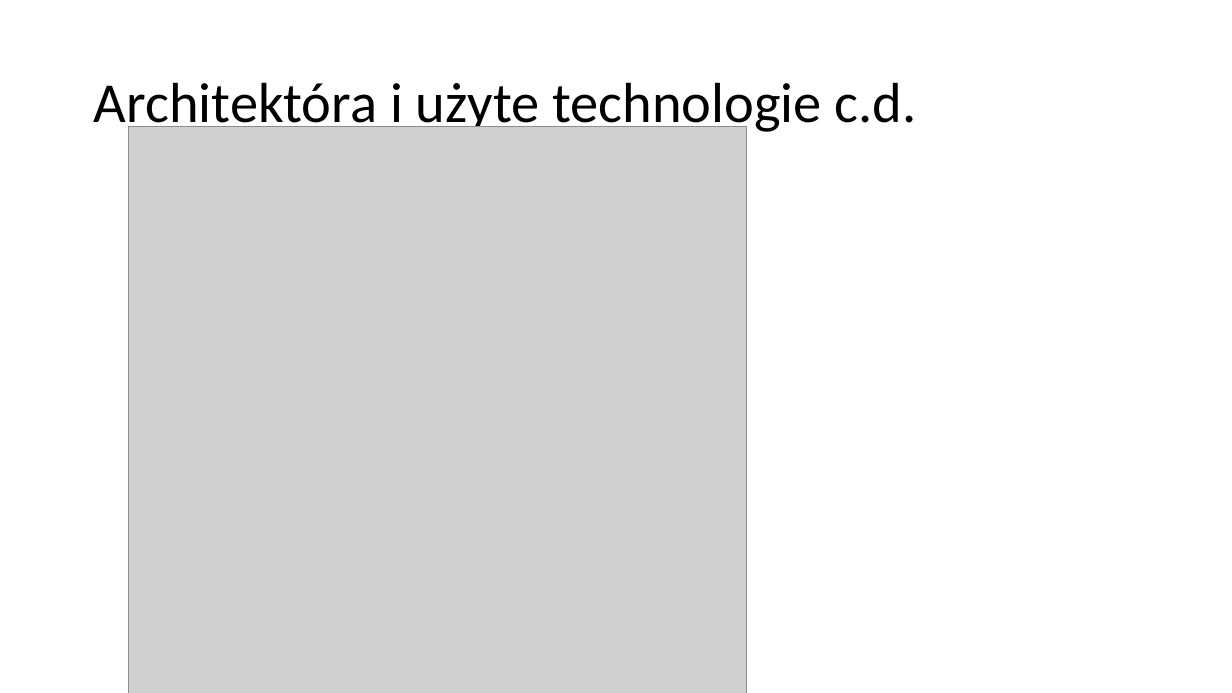
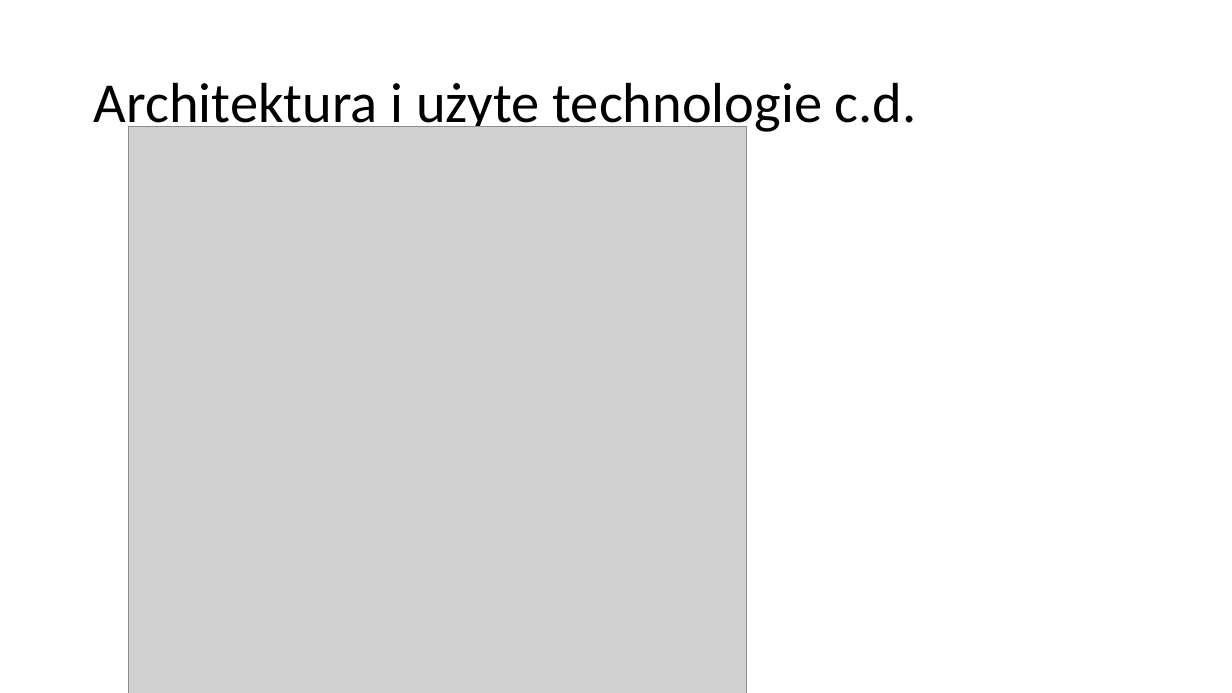
Before and after one commit to bjj-project/accommodation_announcements_documentation, a slide deck: slide 7 of accommodation_announcements_presentation.pptx. Drawn at 1232x693 pixels with LibreOffice and Linux fonts; fonts in the diff are those of the drawing; grey boxes stand for pictures. Boxes give left, top, right and bottom in pixels: in the first picture for what was removed or moved away, otherwise in the second. Text is boxed around its words. In the diff, an @@ line names an element or a change of style, - is before the commit and + after.

```diff
--- a/accommodation_announcements_presentation.pptx
+++ b/accommodation_announcements_presentation.pptx
@@ title at (94, 82, 917, 135): text changed @@
-Architektóra i użyte technologie c.d.
+Architektura i użyte technologie c.d.
```
Also in this commit, not shown: 5 other slides changed.
